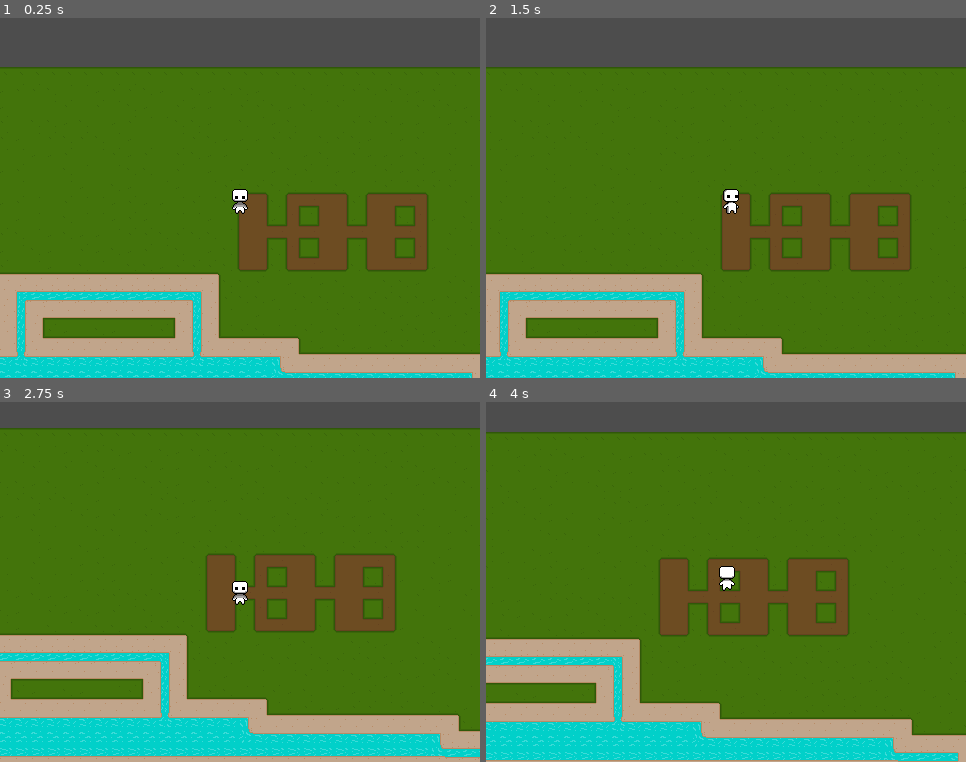
Above: before the commit, frames 1-4 (two rows, left to right).
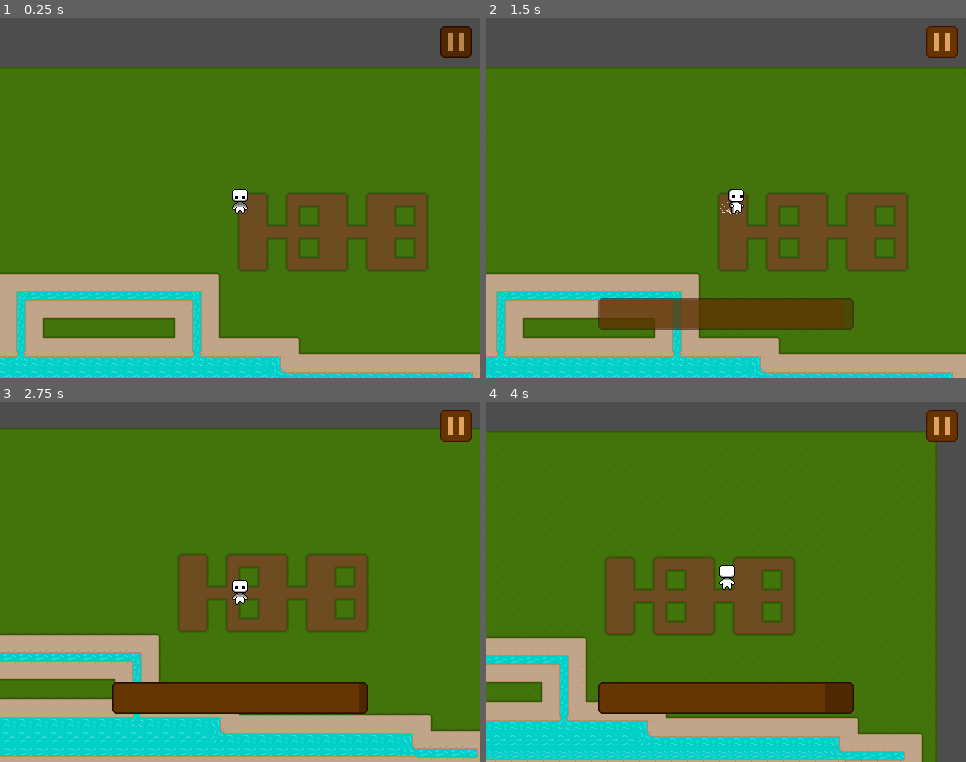
Above: after the commit, the same moments.

Repository: sanchedev/hamuq-kawsay
Game: Godot game, scene res://scenes/test.tscn
The game is run twice, just before and just after one commit, with the same random seed, the same clock (stepped at 60 frames per second) and the same inputs.
Inputs (mouse positions are in pixels of both pictures, inside the frame that each line leads up to):
- Up to frame 1 (0.25 s): no input
- Up to frame 2 (1.5 s): click (942, 43) at 0.52 s; tap Enter at 1.25 s; hold D (right) from 1.28 s (still down); hold Shift (run, bound only after the commit) from 1.28 s (still down)
- Up to frame 3 (2.75 s): tap Ctrl (run, bound only before the commit) at 1.55, 2.1 s; release D (right) at 2.03 s; release Shift (run, bound only after the commit) at 2.03 s; hold S (down) from 2.03 s (still down); tap Shift (run, bound only after the commit) at 2.3 s
- Up to frame 4 (4 s): release S (down) at 2.78 s; hold D (right) 2.78-3.53 s; hold Shift (run, bound only after the commit) 2.78-3.53 s; tap Ctrl (run, bound only before the commit) at 3.05, 3.6 s; hold W (up) from 3.53 s (still down); tap Shift (run, bound only after the commit) at 3.8 s

The runs differ from the first frame. In frame 1, 0.6% of the frame differs, in the area x 91-99%, y 2-12%; in frame 2, 8.7%; in frame 3, 16%; in frame 4, 25%, in the area x 0-100%, y 2-100%.

Commit message:
Añadiendo la barra de Stamina
...y  un pequeño avance de botón de pause

Co-Authored-By: yusbet18 <218657458+yusbet18@users.noreply.github.com>

Diff:
--- a/project.godot
+++ b/project.godot
@@ -53,6 +53,11 @@
 }
 run={
 "deadzone": 0.2,
+"events": [Object(InputEventKey,"resource_local_to_scene":false,"resource_name":"","device":-1,"window_id":0,"alt_pressed":false,"shift_pressed":false,"ctrl_pressed":false,"meta_pressed":false,"pressed":false,"keycode":0,"physical_keycode":4194325,"key_label":0,"unicode":0,"location":0,"echo":false,"script":null)
+]
+}
+crouch={
+"deadzone": 0.2,
 "events": [Object(InputEventKey,"resource_local_to_scene":false,"resource_name":"","device":-1,"window_id":0,"alt_press …(195 unchanged characters)…
 ]
 }
--- a/scenes/characters/player/player.gd
+++ b/scenes/characters/player/player.gd
@@ -2,11 +2,18 @@
 
 @export var speed = 40
 @export var run_speed = 80
+@export var max_stamina = 5
 
 @onready var animated_sprite_2d: AnimatedSprite2D = $AnimatedSprite2D
+@onready var stamina_timer: Timer = $StaminaTimer
+
+# Signals
+signal stamina_changing(stamina: float, max_stamina: float)
 
 var input := Vector2.ZERO
 var sufix: String = "down"
+var stamina = 0
+var stamina_timer_playing = false
 
 func _physics_process(delta: float) -> void:
 	input.x = Input.get_axis("left", "right")
@@ -29,8 +36,37 @@
 		animated_sprite_2d.play("idle_"+sufix)
 	# movement
 	velocity = input.normalized()
-	if is_running:
-		velocity *= run_speed
-	else:
-		velocity *= speed
+
+	if input.x != 0 or input.y != 0:
+		if is_running:
+			if stamina < max_stamina:
+				velocity *= run_speed
+			else:
+				velocity *= speed
+		else:
+			velocity *= speed
+
 	move_and_slide()
+
+	# Stamina
+	if (input.x != 0 or input.y != 0) and is_running:
+		stamina += delta
+		if stamina >= max_stamina:
+			stamina = max_stamina
+		stamina_changing.emit(stamina, max_stamina)
+	elif stamina == max_stamina :
+		print(stamina_timer_playing)
+		if !stamina_timer_playing:
+			stamina_timer.start(0)
+			stamina_timer_playing = true
+		else:
+			stamina_changing.emit(stamina, max_stamina)
+	elif stamina > 0 and !stamina_timer_playing:
+		stamina -= delta
+		if stamina < 0: stamina = 0
+		stamina_changing.emit(stamina, max_stamina)
+
+
+func _on_stamina_timer_timeout() -> void:
+	stamina_timer_playing = false
+	stamina -= 0.001
--- a/scenes/characters/player/player.tscn
+++ b/scenes/characters/player/player.tscn
@@ -404,3 +404,9 @@
 [node name="Camera2D" type="Camera2D" parent="."]
 position_smoothing_enabled = true
 rotation_smoothing_enabled = true
+
+[node name="StaminaTimer" type="Timer" parent="."]
+wait_time = 3.0
+one_shot = true
+
+[connection signal="timeout" from="StaminaTimer" to="." method="_on_stamina_timer_timeout"]
--- a/scenes/test.tscn
+++ b/scenes/test.tscn
@@ -1,7 +1,9 @@
-[gd_scene load_steps=3 format=4 uid="uid://b5dxa2i5gsjd3"]
+[gd_scene load_steps=5 format=4 uid="uid://b5dxa2i5gsjd3"]
 
 [ext_resource type="TileSet" uid="uid://dnb0jiaudcysc" path="res://resources/tilesets/terrain.tres" id="1_bl13t"]
 [ext_resource type="PackedScene" uid="uid://cqdq26jj3jgsq" path="res://scenes/characters/player/player.tscn" id="2_bl13t"]
+[ext_resource type="PackedScene" uid="uid://dpmsnakpqpc8q" path="res://scenes/ui/buttons/pause/pause_button.tscn" id="3_iyx0m"]
+[ext_resource type="PackedScene" uid="uid://cu676toeh8qff" path="res://scenes/ui/bars/stamina/stamina_bar.tscn" id="4_74lek"]
 
 [node name="Test" type="Node2D"]
 
@@ -11,3 +13,29 @@
 
 [node name="Player" parent="." instance=ExtResource("2_bl13t")]
 position = Vector2(35, 22)
+
+[node name="CanvasLayer" type="CanvasLayer" parent="."]
+
+[node name="PauseButton" parent="CanvasLayer" instance=ExtResource("3_iyx0m")]
+anchors_preset = 1
+anchor_left = 1.0
+anchor_right = 1.0
+offset_left = -40.0
+offset_top = 8.0
+offset_right = -8.0
+offset_bottom = 40.0
+grow_horizontal = 0
+
+[node name="StaminaBar" parent="CanvasLayer" node_paths=PackedStringArray("player") instance=ExtResource("4_74lek")]
+anchors_preset = 7
+anchor_left = 0.5
+anchor_top = 1.0
+anchor_right = 0.5
+anchor_bottom = 1.0
+offset_left = -128.0
+offset_top = -80.0
+offset_right = 128.0
+offset_bottom = -48.0
+grow_horizontal = 2
+grow_vertical = 0
+player = NodePath("../../Player")
--- /dev/null
+++ b/scenes/ui/bars/stamina/stamina_bar.gd
@@ -0,0 +1,22 @@
+class_name StaminaBar extends TextureProgressBar
+
+@export var player: Player
+
+@onready var inactive_timer: Timer = $InactiveTimer
+@onready var animation_player: AnimationPlayer = $AnimationPlayer
+
+var is_visible = false
+
+func _ready() -> void:
+	player.connect('stamina_changing', _on_stamina_changing)
+
+func _on_stamina_changing(stamina: float, max_stamina: float):
+	if !is_visible: animation_player.play("fade_in")
+	is_visible = true
+	var val = 1 - (stamina/max_stamina)
+	value = val * 100
+	inactive_timer.start(0)
+
+func _on_inactive_timer_timeout() -> void:
+	animation_player.play('fade_out')
+	is_visible = false
--- /dev/null
+++ b/scenes/ui/bars/stamina/stamina_bar.tscn
@@ -0,0 +1,79 @@
+[gd_scene load_steps=8 format=3 uid="uid://cu676toeh8qff"]
+
+[ext_resource type="Texture2D" uid="uid://d24m81ex6c55s" path="res://assets/ui/hud/bars/stamina/under.png" id="1_yk8qc"]
+[ext_resource type="Texture2D" uid="uid://bj3s2w8i8bf24" path="res://assets/ui/hud/bars/stamina/progress.png" id="2_r8xbq"]
+[ext_resource type="Script" uid="uid://cfoqtryab4kpa" path="res://scenes/ui/bars/stamina/stamina_bar.gd" id="3_r8xbq"]
+
+[sub_resource type="Animation" id="Animation_r8xbq"]
+resource_name = "fade_in"
+length = 0.333337
+tracks/0/type = "value"
+tracks/0/imported = false
+tracks/0/enabled = true
+tracks/0/path = NodePath(".:self_modulate")
+tracks/0/interp = 1
+tracks/0/loop_wrap = true
+tracks/0/keys = {
+"times": PackedFloat32Array(0, 0.333333),
+"transitions": PackedFloat32Array(1, 2.54912),
+"update": 0,
+"values": [Color(1, 1, 1, 0), Color(1, 1, 1, 1)]
+}
+
+[sub_resource type="Animation" id="Animation_6oc5w"]
+length = 0.001
+tracks/0/type = "value"
+tracks/0/imported = false
+tracks/0/enabled = true
+tracks/0/path = NodePath(".:self_modulate")
+tracks/0/interp = 1
+tracks/0/loop_wrap = true
+tracks/0/keys = {
+"times": PackedFloat32Array(0),
+"transitions": PackedFloat32Array(1),
+"update": 0,
+"values": [Color(1, 1, 1, 0)]
+}
+
+[sub_resource type="Animation" id="Animation_tnoia"]
+resource_name = "fade_out"
+length = 0.333337
+tracks/0/type = "value"
+tracks/0/imported = false
+tracks/0/enabled = true
+tracks/0/path = NodePath(".:self_modulate")
+tracks/0/interp = 1
+tracks/0/loop_wrap = true
+tracks/0/keys = {
+"times": PackedFloat32Array(0, 0.333333),
+"transitions": PackedFloat32Array(1, 3.13834),
+"update": 0,
+"values": [Color(1, 1, 1, 1), Color(1, 1, 1, 0)]
+}
+
+[sub_resource type="AnimationLibrary" id="AnimationLibrary_pwtmr"]
+_data = {
+&"RESET": SubResource("Animation_6oc5w"),
+&"fade_in": SubResource("Animation_r8xbq"),
+&"fade_out": SubResource("Animation_tnoia")
+}
+
+[node name="StaminaBar" type="TextureProgressBar"]
+self_modulate = Color(1, 1, 1, 0)
+offset_right = 256.0
+offset_bottom = 32.0
+step = 0.1
+texture_under = ExtResource("1_yk8qc")
+texture_progress = ExtResource("2_r8xbq")
+script = ExtResource("3_r8xbq")
+
+[node name="InactiveTimer" type="Timer" parent="."]
+wait_time = 2.0
+one_shot = true
+
+[node name="AnimationPlayer" type="AnimationPlayer" parent="."]
+libraries = {
+&"": SubResource("AnimationLibrary_pwtmr")
+}
+
+[connection signal="timeout" from="InactiveTimer" to="." method="_on_inactive_timer_timeout"]
--- /dev/null
+++ b/scenes/ui/buttons/pause/pause_button.tscn
@@ -0,0 +1,10 @@
+[gd_scene load_steps=4 format=3 uid="uid://dpmsnakpqpc8q"]
+
+[ext_resource type="Texture2D" uid="uid://hk437osws0l6" path="res://assets/ui/hud/buttons/pause/normal.png" id="1_okuex"]
+[ext_resource type="Texture2D" uid="uid://hmwr8wpapfrd" path="res://assets/ui/hud/buttons/pause/pressed.png" id="2_f4mt7"]
+[ext_resource type="Texture2D" uid="uid://c7v0j80pmnskd" path="res://assets/ui/hud/buttons/pause/hovered.png" id="3_upf0e"]
+
+[node name="PauseButton" type="TextureButton"]
+texture_normal = ExtResource("1_okuex")
+texture_pressed = ExtResource("2_f4mt7")
+texture_hover = ExtResource("3_upf0e")
Binary file removed: assets/ui/hud/bars/stamina/full.png
Binary file added: assets/ui/hud/bars/stamina/progress.png
Not shown, added: assets/ui/hud/bars/stamina/progress.png.import
Renamed: assets/ui/hud/bars/stamina/empty.png -> assets/ui/hud/bars/stamina/under.png
Not shown, added: assets/ui/hud/bars/stamina/under.png.import
Renamed: assets/ui/hud/buttons/Nueva carpeta/hovered.png -> assets/ui/hud/buttons/basic/hovered.png
Not shown, added: assets/ui/hud/buttons/basic/hovered.png.import
Renamed: assets/ui/hud/buttons/Nueva carpeta/normal.png -> assets/ui/hud/buttons/basic/normal.png
Not shown, added: assets/ui/hud/buttons/basic/normal.png.import
Renamed: assets/ui/hud/buttons/Nueva carpeta/pressed.png -> assets/ui/hud/buttons/basic/pressed.png
Not shown, changed: assets/ui/hud/buttons/basic/pressed.png.import
Binary file removed: assets/ui/hud/buttons/example/normal.png
(and 4 more such lines)
